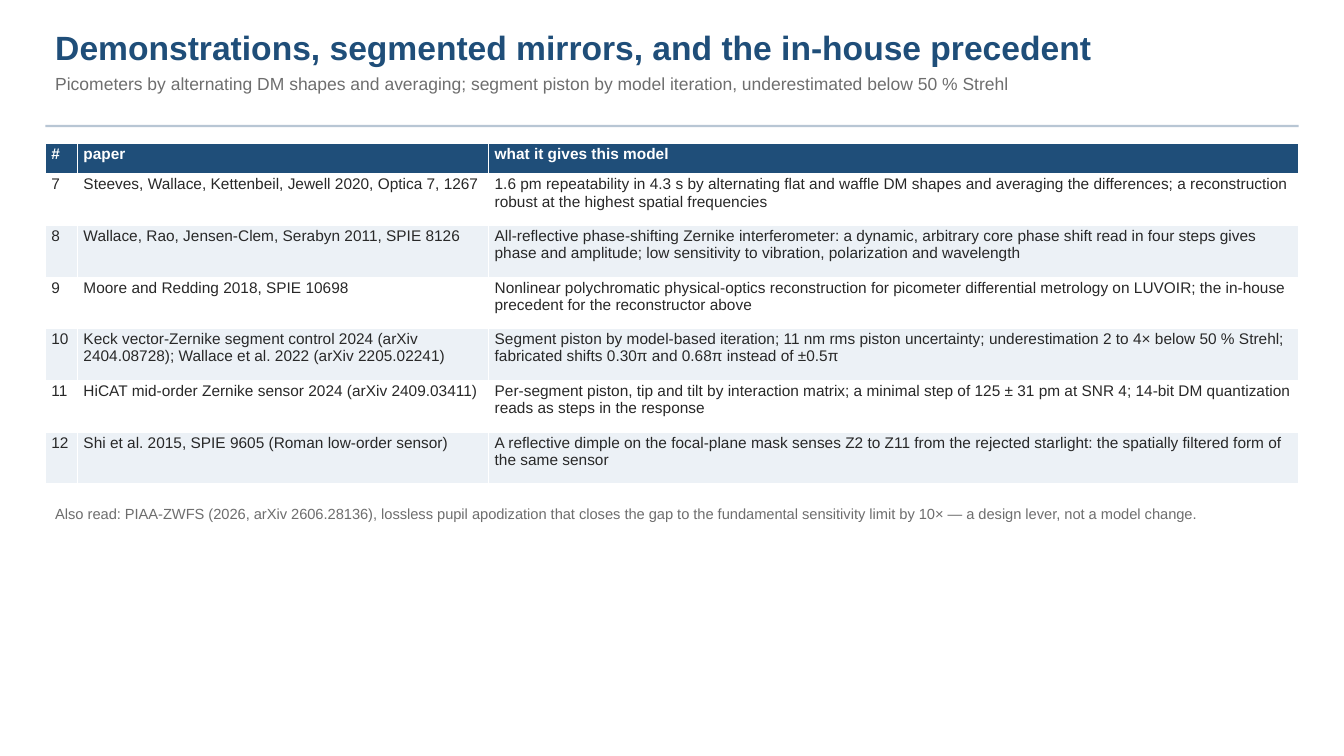
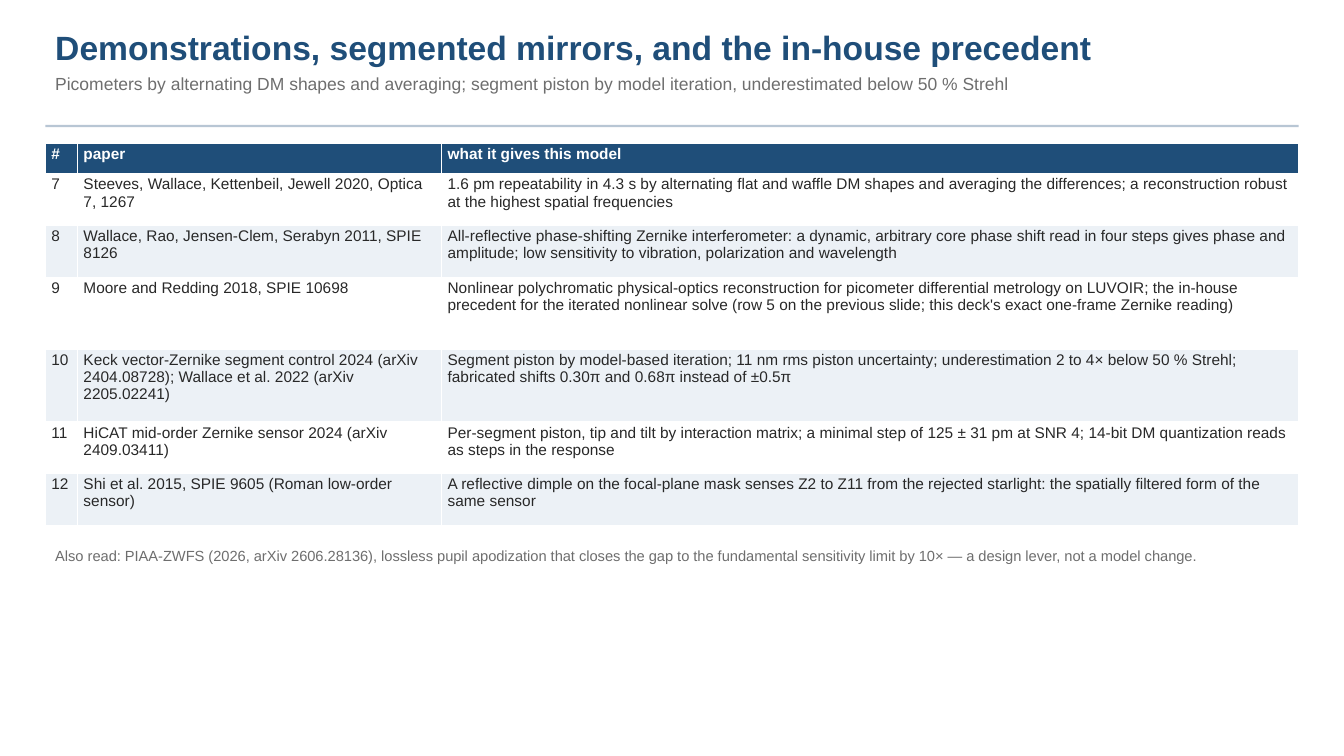
Before and after one commit to nasa-jpl/macos, a slide deck: slide 54 of demo_session/deck_gauges.pptx. Drawn at 1344x756 pixels with LibreOffice and Linux fonts; fonts in the diff are those of the drawing. Boxes give left, top, right and bottom in pixels: in the first picture for what was removed or moved away, otherwise in the second. Text is boxed around its words. In the diff, an @@ line names an element or a change of style, - is before the commit and + after.

```diff
--- a/demo_session/deck_gauges.pptx
+++ b/demo_session/deck_gauges.pptx
@@ table at <box>45,143,1299,525</box> @@
-row 4, column 3: Nonlinear polychromatic physical-optics reconstruction for picometer differential metrology on LUVOIR; the in-house precedent for the reconstructor above
+row 4, column 3: Nonlinear polychromatic physical-optics reconstruction for picometer differential metrology on LUVOIR; the in-house precedent for the iterated nonlinear solve (row 5 on the previous slide; this deck's exact one-frame Zernike reading)
@@ text "Also read: PIAA-ZWFS (2026, arXiv ...": place and size @@
-text "Also read: PIAA-ZWFS (2026, arXiv ..." at <box>55,508,1197,522</box>
+text "Also read: PIAA-ZWFS (2026, arXiv ..." at <box>55,550,1197,564</box>
```
Also in this commit, not shown: 6 other files.
